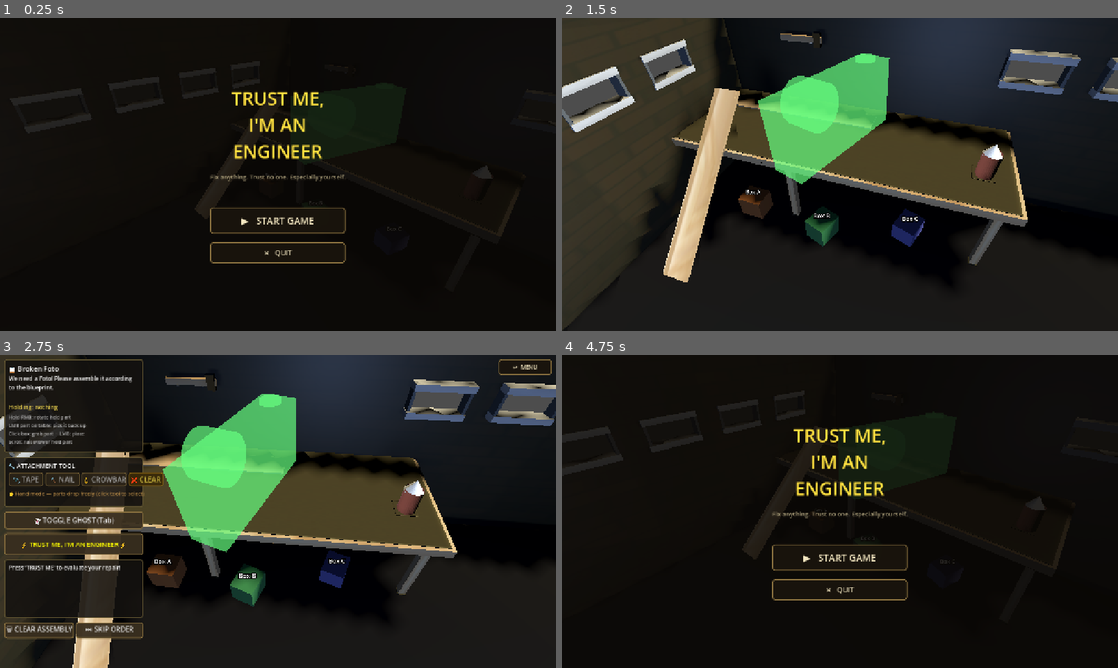
Above: before the commit, frames 1-4 (two rows, left to right).
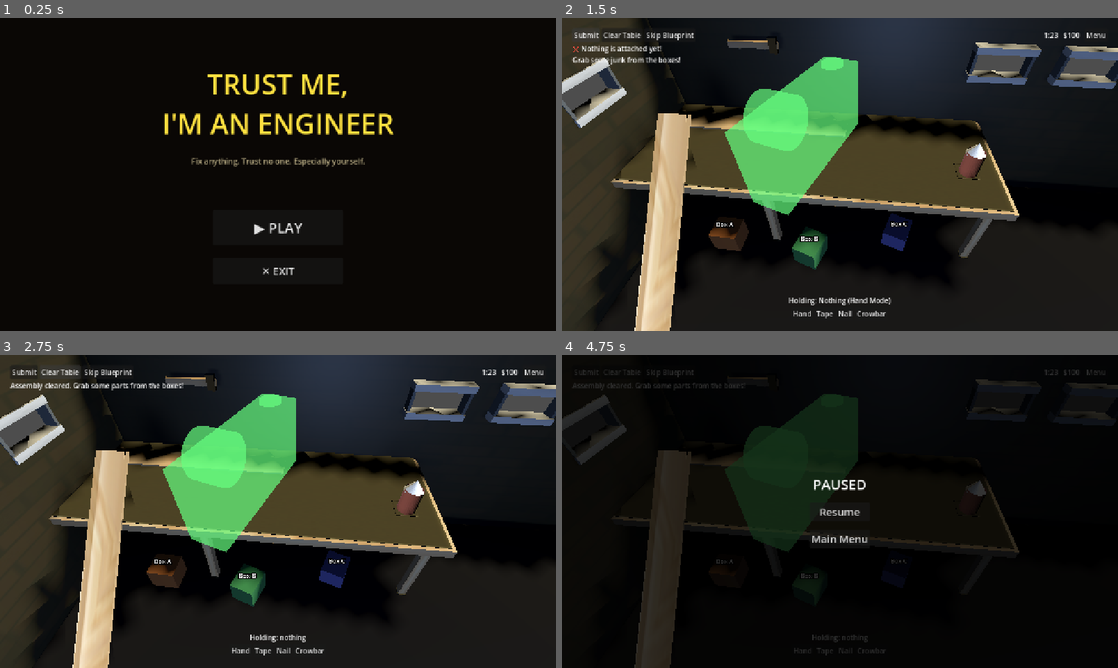
Above: after the commit, the same moments.

Repository: Eg0Ri4/slavik_repairer_simulator
Game: Godot game, scene res://scenes/MainMenu.tscn
Same seed, same stepped clock (60 frames per second), same inputs: the game is played once before the commit and once after it. Before the commit the project starts from res://scenes/Main.tscn.
Inputs (mouse positions are in pixels of both pictures, inside the frame that each line leads up to):
- Up to frame 1 (0.25 s): no input
- Up to frame 2 (1.5 s): click (840, 221) at 0.5 s, where only the run before the commit has a clickable "▶ START GAME"; click (584, 33) at 1.25 s, where only the run after the commit has a clickable "Submit"
- Up to frame 3 (2.75 s): click (61, 370) at 2 s, where only the run after the commit has a clickable "Clear Table"
- Up to frame 4 (4.75 s): click "❌ CLEAR" (after the commit: "Clear Table") at 2.75 s; click (1095, 370) at 3.5 s, where only the run after the commit has a clickable "Menu"; click (801, 652) at 4.25 s, where only the run after the commit has a clickable "Hand"

The runs differ from the first frame. In frame 1, 7.0% of the frame differs, in the area x 1-100%, y 13-83%; in frame 2, 34%, in the area x 0-100%, y 0-100%; in frame 3, 13%; in frame 4, 15%.

Commit message:
remade interface

Diff:
--- a/project.godot
+++ b/project.godot
@@ -11,7 +11,7 @@
 [application]
 
 config/name="repairer"
-run/main_scene="res://scenes/Main.tscn"
+run/main_scene="res://scenes/MainMenu.tscn"
 config/features=PackedStringArray("4.7", "GL Compatibility")
 config/icon="res://icon.svg"
 
--- /dev/null
+++ b/scenes/HUD.tscn
@@ -0,0 +1,140 @@
+[gd_scene format=3 uid="uid://dfy4u315n"]
+
+[ext_resource type="Script" path="res://scripts/ui/HUDController.gd" id="1_controller"]
+
+[node name="HUD" type="CanvasLayer" node_paths=PackedStringArray("score_label", "submit_btn", "clear_btn", "skip_btn", "timer_label", "money_label", "menu_btn", "holding_label", "tools_container", "pause_menu", "resume_btn", "quit_btn")]
+script = ExtResource("1_controller")
+score_label = NodePath("MainMargin/TopLeftCorner/ScoreLabel")
+submit_btn = NodePath("MainMargin/TopLeftCorner/ActionButtons/SubmitButton")
+clear_btn = NodePath("MainMargin/TopLeftCorner/ActionButtons/ClearButton")
+skip_btn = NodePath("MainMargin/TopLeftCorner/ActionButtons/SkipButton")
+timer_label = NodePath("MainMargin/TopRightCorner/TimerLabel")
+money_label = NodePath("MainMargin/TopRightCorner/MoneyLabel")
+menu_btn = NodePath("MainMargin/TopRightCorner/MenuButton")
+holding_label = NodePath("MainMargin/BottomCenter/HoldingLabel")
+tools_container = NodePath("MainMargin/BottomCenter/ToolbeltBar")
+pause_menu = NodePath("PauseMenu")
+resume_btn = NodePath("PauseMenu/CenterContainer/VBoxContainer/ResumeButton")
+quit_btn = NodePath("PauseMenu/CenterContainer/VBoxContainer/QuitButton")
+
+[node name="MainMargin" type="MarginContainer" parent="."]
+mouse_filter = 2
+anchors_preset = 15
+anchor_right = 1.0
+anchor_bottom = 1.0
+grow_horizontal = 2
+grow_vertical = 2
+theme_override_constants/margin_left = 24
+theme_override_constants/margin_top = 24
+theme_override_constants/margin_right = 24
+theme_override_constants/margin_bottom = 24
+
+[node name="TopLeftCorner" type="VBoxContainer" parent="MainMargin"]
+mouse_filter = 2
+layout_mode = 2
+size_flags_horizontal = 0
+size_flags_vertical = 0
+
+[node name="ActionButtons" type="HBoxContainer" parent="MainMargin/TopLeftCorner"]
+mouse_filter = 2
+layout_mode = 2
+
+[node name="SubmitButton" type="Button" parent="MainMargin/TopLeftCorner/ActionButtons"]
+layout_mode = 2
+text = "Submit"
+
+[node name="ClearButton" type="Button" parent="MainMargin/TopLeftCorner/ActionButtons"]
+layout_mode = 2
+text = "Clear Table"
+
+[node name="SkipButton" type="Button" parent="MainMargin/TopLeftCorner/ActionButtons"]
+layout_mode = 2
+text = "Skip Blueprint"
+
+[node name="ScoreLabel" type="Label" parent="MainMargin/TopLeftCorner"]
+layout_mode = 2
+text = "Score: 0%"
+
+[node name="TopRightCorner" type="HBoxContainer" parent="MainMargin"]
+mouse_filter = 2
+layout_mode = 2
+size_flags_horizontal = 8
+size_flags_vertical = 0
+
+[node name="TimerLabel" type="Label" parent="MainMargin/TopRightCorner"]
+layout_mode = 2
+text = "1:23  "
+
+[node name="MoneyLabel" type="Label" parent="MainMargin/TopRightCorner"]
+layout_mode = 2
+text = "$100  "
+
+[node name="MenuButton" type="Button" parent="MainMargin/TopRightCorner"]
+layout_mode = 2
+text = "Menu"
+
+[node name="BottomCenter" type="VBoxContainer" parent="MainMargin"]
+mouse_filter = 2
+layout_mode = 2
+size_flags_horizontal = 4
+size_flags_vertical = 8
+alignment = 1
+
+[node name="HoldingLabel" type="Label" parent="MainMargin/BottomCenter"]
+layout_mode = 2
+text = "Holding: Wooden Plank"
+horizontal_alignment = 1
+
+[node name="ToolbeltBar" type="HBoxContainer" parent="MainMargin/BottomCenter"]
+mouse_filter = 2
+layout_mode = 2
+alignment = 1
+
+[node name="HandIcon" type="Button" parent="MainMargin/BottomCenter/ToolbeltBar"]
+layout_mode = 2
+text = "Hand"
+
+[node name="TapeIcon" type="Button" parent="MainMargin/BottomCenter/ToolbeltBar"]
+layout_mode = 2
+text = "Tape"
+
+[node name="NailIcon" type="Button" parent="MainMargin/BottomCenter/ToolbeltBar"]
+layout_mode = 2
+text = "Nail"
+
+[node name="CrowbarIcon" type="Button" parent="MainMargin/BottomCenter/ToolbeltBar"]
+layout_mode = 2
+text = "Crowbar"
+
+[node name="PauseMenu" type="ColorRect" parent="."]
+visible = false
+anchors_preset = 15
+anchor_right = 1.0
+anchor_bottom = 1.0
+color = Color(0, 0, 0, 0.8)
+
+[node name="CenterContainer" type="CenterContainer" parent="PauseMenu"]
+layout_mode = 1
+anchors_preset = 15
+anchor_right = 1.0
+anchor_bottom = 1.0
+
+[node name="VBoxContainer" type="VBoxContainer" parent="PauseMenu/CenterContainer"]
+layout_mode = 2
+theme_override_constants/separation = 20
+
+[node name="Label" type="Label" parent="PauseMenu/CenterContainer/VBoxContainer"]
+layout_mode = 2
+theme_override_font_sizes/font_size = 32
+text = "PAUSED"
+horizontal_alignment = 1
+
+[node name="ResumeButton" type="Button" parent="PauseMenu/CenterContainer/VBoxContainer"]
+layout_mode = 2
+theme_override_font_sizes/font_size = 24
+text = "Resume"
+
+[node name="QuitButton" type="Button" parent="PauseMenu/CenterContainer/VBoxContainer"]
+layout_mode = 2
+theme_override_font_sizes/font_size = 24
+text = "Main Menu"
--- a/scenes/Main.tscn
+++ b/scenes/Main.tscn
@@ -81,4 +81,4 @@
 script = ExtResource("4_box")
 box_color = Color(0.3, 0.3, 0.55, 1)
 box_label = "Box C"
-mesh_folder_path = "res://assets/models/boxA"
+mesh_folder_path = "res://assets/models/boxC"
--- /dev/null
+++ b/scenes/MainMenu.tscn
@@ -0,0 +1,57 @@
+[gd_scene format=3 uid="uid://cx6t18pjlx7n"]
+
+[ext_resource type="Script" path="res://scripts/ui/MainMenu.gd" id="1_menu"]
+
+[node name="MainMenu" type="CanvasLayer" node_paths=PackedStringArray("play_btn", "exit_btn")]
+script = ExtResource("1_menu")
+play_btn = NodePath("ColorRect/CenterContainer/VBoxContainer/PlayButton")
+exit_btn = NodePath("ColorRect/CenterContainer/VBoxContainer/ExitButton")
+
+[node name="ColorRect" type="ColorRect" parent="."]
+anchors_preset = 15
+anchor_right = 1.0
+anchor_bottom = 1.0
+color = Color(0.04, 0.03, 0.02, 1)
+
+[node name="CenterContainer" type="CenterContainer" parent="ColorRect"]
+layout_mode = 1
+anchors_preset = 15
+anchor_right = 1.0
+anchor_bottom = 1.0
+
+[node name="VBoxContainer" type="VBoxContainer" parent="ColorRect/CenterContainer"]
+layout_mode = 2
+theme_override_constants/separation = 30
+
+[node name="Title" type="Label" parent="ColorRect/CenterContainer/VBoxContainer"]
+layout_mode = 2
+theme_override_colors/font_color = Color(1, 0.88, 0.25, 1)
+theme_override_font_sizes/font_size = 64
+text = "TRUST ME,
+I'M AN ENGINEER"
+horizontal_alignment = 1
+
+[node name="Subtitle" type="Label" parent="ColorRect/CenterContainer/VBoxContainer"]
+layout_mode = 2
+theme_override_colors/font_color = Color(0.7, 0.65, 0.5, 1)
+theme_override_font_sizes/font_size = 18
+text = "Fix anything. Trust no one. Especially yourself."
+horizontal_alignment = 1
+
+[node name="Gap" type="Control" parent="ColorRect/CenterContainer/VBoxContainer"]
+custom_minimum_size = Vector2(0, 40)
+layout_mode = 2
+
+[node name="PlayButton" type="Button" parent="ColorRect/CenterContainer/VBoxContainer"]
+custom_minimum_size = Vector2(300, 80)
+layout_mode = 2
+size_flags_horizontal = 4
+theme_override_font_sizes/font_size = 32
+text = "▶ PLAY"
+
+[node name="ExitButton" type="Button" parent="ColorRect/CenterContainer/VBoxContainer"]
+custom_minimum_size = Vector2(300, 60)
+layout_mode = 2
+size_flags_horizontal = 4
+theme_override_font_sizes/font_size = 24
+text = "✕ EXIT"
--- a/scripts/CameraController.gd
+++ b/scripts/CameraController.gd
@@ -53,36 +53,9 @@
 
 	_pivot = get_node_or_null("../AssemblyPivot")
 
-	_menu_cam.current = true
-	_game_cam.current = false
-	GameState.set_camera_state("MENU_VIEW")
-
-	# Ищем MenuController с задержкой (ui_layer добавляется в _ready Main.gd)
-	call_deferred("_connect_menu_controller")
-
-func _connect_menu_controller() -> void:
-	var main := get_parent()
-	if main == null:
-		return
-	_menu_ctrl = _find_by_signal(main, "game_started")
-	if _menu_ctrl:
-		if not _menu_ctrl.game_started.is_connected(_on_game_started):
-			_menu_ctrl.game_started.connect(_on_game_started)
-		if not _menu_ctrl.returned_to_menu.is_connected(_on_returned_to_menu):
-			_menu_ctrl.returned_to_menu.connect(_on_returned_to_menu)
-	else:
-		push_warning("CameraController: MenuController не найден, повтор через 0.5с")
-		await get_tree().create_timer(0.5).timeout
-		_connect_menu_controller()
-
-func _find_by_signal(root: Node, sig: String) -> Node:
-	for child in root.get_children():
-		if child.has_signal(sig):
-			return child
-		var found := _find_by_signal(child, sig)
-		if found:
-			return found
-	return null
+	_menu_cam.current = false
+	_game_cam.current = true
+	GameState.set_camera_state("TABLE_VIEW")
 
 # ── Input ────────────────────────────────────────────────────────────────────
 func _input(event: InputEvent) -> void:
@@ -99,60 +72,7 @@
 	elif event is InputEventMouseMotion and _rmb_down:
 		pass # Orbit assembly disabled per user request
 
-# ── game_started ─────────────────────────────────────────────────────────────
-func _on_game_started() -> void:
-	if _current_tween and _current_tween.is_valid():
-		_current_tween.kill()
-	_is_tweening = true
-	GameState.set_camera_state("TRANSITIONING")
 
-	# GameCamera стартует с позиции MenuCamera
-	# Если мы уже в GameCamera (перебили tween возврата), не сбрасываем позицию
-	if not _game_cam.current:
-		_game_cam.position         = _menu_cam.position
-		_game_cam.rotation_degrees = _menu_cam.rotation_degrees
-		_game_cam.current          = true
-		_menu_cam.current          = false
-
-	var tw := create_tween()
-	_current_tween = tw
-	tw.set_parallel(true)
-	tw.set_ease(Tween.EASE_IN_OUT)
-	tw.set_trans(Tween.TRANS_SINE)
-	tw.tween_property(_game_cam, "position",         _game_cam_local_pos, gameplay_tween_duration)
-	tw.tween_property(_game_cam, "rotation_degrees", _game_cam_local_rot, gameplay_tween_duration)
-	tw.finished.connect(func() -> void:
-		_is_tweening = false
-		if GameState.is_playing():
-			GameState.set_camera_state("TABLE_VIEW")
-			if _menu_ctrl and _menu_ctrl.has_method("show_gameplay_hud"):
-				_menu_ctrl.show_gameplay_hud()
-	, CONNECT_ONE_SHOT)
-
-# ── returned_to_menu ─────────────────────────────────────────────────────────
-func _on_returned_to_menu() -> void:
-	if _current_tween and _current_tween.is_valid():
-		_current_tween.kill()
-	_is_tweening = true
-	GameState.set_camera_state("TRANSITIONING")
-
-	var tw := create_tween()
-	_current_tween = tw
-	tw.set_parallel(true)
-	tw.set_ease(Tween.EASE_IN_OUT)
-	tw.set_trans(Tween.TRANS_SINE)
-	tw.tween_property(_game_cam, "position",         _menu_cam.position,         gameplay_tween_duration)
-	tw.tween_property(_game_cam, "rotation_degrees", _menu_cam.rotation_degrees, gameplay_tween_duration)
-	tw.finished.connect(func() -> void:
-		_is_tweening = false
-		_menu_cam.current          = true
-		_game_cam.current          = false
-		# Восстанавливаем родную позицию (для следующего старта)
-		_game_cam.position         = _game_cam_local_pos
-		_game_cam.rotation_degrees = _game_cam_local_rot
-		if not GameState.is_playing():
-			GameState.set_camera_state("MENU_VIEW")
-	, CONNECT_ONE_SHOT)
 
 # ── TABLE_VIEW / UNDER_TABLE_VIEW ────────────────────────────────────────────
 func go_to_table_view() -> void:
--- a/scripts/Main.gd
+++ b/scripts/Main.gd
@@ -28,7 +28,7 @@
 var tool_crowbar_btn: Button
 var tool_clear_btn: Button
 var trust_me_btn: Button
-var ghost_toggle_btn: Button
+
 var finish_btn: Button
 var result_label: Label
 var held_label: Label
@@ -73,30 +73,44 @@
 	_build_systems()
 	_build_ui()
 	_setup_order()
-	_setup_menu()
+	_setup_new_hud()
 
 	GameState.camera_state_changed.connect(_on_camera_state_changed)
 	GameState.part_picked_up.connect(_on_part_picked_up)
 	GameState.part_placed.connect(_on_part_placed)
 	GameState.phase_changed.connect(_on_phase_changed)
 
-func _setup_menu() -> void:
-	var menu = MenuController.new()
-	menu.name = "MenuController"
-	ui_layer.add_child(menu)
-	menu.game_started.connect(func():
-		_hud_root.visible = true
-		ghost_toggle_btn.visible = true
+	_hud_root.visible = false
+
+
+	GameState.set_phase(GameState.GamePhase.PLAYING)
+	if _new_hud:
+		_new_hud.visible = true
+
+var _new_hud: HUDController = null
+func _setup_new_hud() -> void:
+	var hud_scene = preload("res://scenes/HUD.tscn")
+	_new_hud = hud_scene.instantiate() as HUDController
+	_new_hud.visible = false
+	add_child(_new_hud)
+
+	# Hijack the old UI text references so they write to the new HUD
+	result_label = _new_hud.score_label
+	part_name_label = _new_hud.holding_label
+
+	_new_hud.submit_pressed.connect(_on_trust_me_pressed)
+	_new_hud.clear_pressed.connect(_on_reset_pressed)
+	_new_hud.skip_pressed.connect(_on_skip_pressed)
+
+	# The new HUD handles its own Pause Menu directly now!
+
+	_new_hud.tool_changed.connect(func(tool_state):
+		match tool_state:
+			HUDController.ToolState.HAND: GameState.set_active_tool("none")
+			HUDController.ToolState.TAPE: GameState.set_active_tool("tape")
+			HUDController.ToolState.NAIL: GameState.set_active_tool("nail")
+			HUDController.ToolState.CROWBAR: GameState.set_active_tool("crowbar")
 	)
-	menu.returned_to_menu.connect(func():
-		_hud_root.visible = false
-		ghost_toggle_btn.visible = false
-	)
-
-	_hud_root.visible = false
-	if ghost_toggle_btn:
-		ghost_toggle_btn.visible = false
-	GameState.set_phase(GameState.GamePhase.MENU)
 
 func _on_phase_changed(phase: GameState.GamePhase) -> void:
 	pass
@@ -232,9 +246,7 @@
 	_update_tool_buttons()
 
 	# ── View toggle ───────────────────────────────────────────────────────────
-	ghost_toggle_btn = _make_button("👻 TOGGLE GHOST (Tab)", Vector2(10, 360), Vector2(320, 40))
-	ghost_toggle_btn.pressed.connect(_on_ghost_toggle_pressed)
-	ui_layer.add_child(ghost_toggle_btn)
+
 
 	# ── TRUST ME button ───────────────────────────────────────────────────────
 	trust_me_btn = _make_button("⚡ TRUST ME, I'M AN ENGINEER ⚡", Vector2(10, 410), Vector2(320, 50))
@@ -1044,23 +1056,7 @@
 
 # ── GameState signal handlers ─────────────────────────────────────────────────
 func _on_camera_state_changed(new_state: String) -> void:
-	if ghost_toggle_btn == null:
-		return
-
-	if new_state == "TABLE_VIEW":
-		if GameState.is_playing():
-			_hud_root.visible = true
-			ghost_toggle_btn.visible = true
-	elif new_state == "UNDER_TABLE_VIEW":
-		if GameState.is_playing():
-			_hud_root.visible = false
-			ghost_toggle_btn.visible = true
-	elif new_state == "EVAL_VIEW":
-		_hud_root.visible = true
-		ghost_toggle_btn.visible = false
-	else:
-		_hud_root.visible = false
-		ghost_toggle_btn.visible = false
+	pass
 
 func _on_part_picked_up(part: RigidBody3D) -> void:
 	if part_name_label and part is JunkPart:
--- a/scripts/MenuController.gd
+++ /dev/null
@@ -1,119 +0,0 @@
-## MenuController.gd
-## Полноэкранное меню + кнопка "↩ MENU" в игре.
-## Добавляется в ui_layer из Main._setup_menu().
-class_name MenuController
-extends CanvasLayer
-
-signal game_started
-signal returned_to_menu
-
-var _menu_root     : Control
-var _gameplay_root : Control
-
-func _ready() -> void:
-	layer = 2   # выше основного HUD (layer 1 по умолчанию)
-	_build()
-
-func show_gameplay_hud() -> void:
-	_gameplay_root.visible = true
-
-func _build() -> void:
-	# ── Полноэкранный оверлей меню ────────────────────────────────────────
-	_menu_root        = ColorRect.new()
-	_menu_root.name   = "MenuRoot"
-	_menu_root.color  = Color(0.04, 0.03, 0.02, 0.88)
-	_menu_root.set_anchors_and_offsets_preset(Control.PRESET_FULL_RECT)
-	add_child(_menu_root)
-
-	var center := CenterContainer.new()
-	center.set_anchors_and_offsets_preset(Control.PRESET_FULL_RECT)
-	_menu_root.add_child(center)
-
-	var vbox := VBoxContainer.new()
-	vbox.alignment = BoxContainer.ALIGNMENT_CENTER
-	vbox.add_theme_constant_override("separation", 20)
-	center.add_child(vbox)
-
-	# Заголовок
-	var title := Label.new()
-	title.text = "TRUST ME,\nI'M AN ENGINEER"
-	title.horizontal_alignment = HORIZONTAL_ALIGNMENT_CENTER
-	title.add_theme_font_size_override("font_size", 42)
-	title.add_theme_color_override("font_color", Color(1.0, 0.88, 0.25))
-	title.autowrap_mode = TextServer.AUTOWRAP_WORD_SMART
-	vbox.add_child(title)
-
-	var subtitle := Label.new()
-	subtitle.text = "Fix anything. Trust no one. Especially yourself."
-	subtitle.horizontal_alignment = HORIZONTAL_ALIGNMENT_CENTER
-	subtitle.add_theme_font_size_override("font_size", 14)
-	subtitle.add_theme_color_override("font_color", Color(0.7, 0.65, 0.5))
-	vbox.add_child(subtitle)
-
-	var gap := Control.new()
-	gap.custom_minimum_size = Vector2(0, 20)
-	vbox.add_child(gap)
-
-	var start_btn := _btn("▶   START GAME", Vector2(300, 60), 22)
-	start_btn.pressed.connect(_on_start)
-	vbox.add_child(start_btn)
-
-	var quit_btn := _btn("✕   QUIT", Vector2(300, 48), 16)
-	quit_btn.pressed.connect(get_tree().quit)
-	vbox.add_child(quit_btn)
-
-	# ── In-game HUD: только кнопка "↩ MENU" в правом верхнем углу ────────
-	_gameplay_root              = Control.new()
-	_gameplay_root.name         = "GameplayRoot"
-	_gameplay_root.visible      = false
-	_gameplay_root.mouse_filter = Control.MOUSE_FILTER_IGNORE
-	_gameplay_root.set_anchors_and_offsets_preset(Control.PRESET_FULL_RECT)
-	add_child(_gameplay_root)
-
-	var back_btn            := _btn("↩  MENU", Vector2(120, 36), 13)
-	back_btn.anchor_left    = 1.0
-	back_btn.anchor_right   = 1.0
-	back_btn.anchor_top     = 0.0
-	back_btn.anchor_bottom  = 0.0
-	back_btn.offset_left    = -132.0
-	back_btn.offset_right   = -10.0
-	back_btn.offset_top     = 10.0
-	back_btn.offset_bottom  = 46.0
-	back_btn.mouse_filter   = Control.MOUSE_FILTER_STOP
-	back_btn.pressed.connect(_on_back)
-	_gameplay_root.add_child(back_btn)
-
-func _on_start() -> void:
-	GameState.set_phase(GameState.GamePhase.PLAYING)
-	_menu_root.visible     = false
-	_gameplay_root.visible = false   # покажется после tween через show_gameplay_hud()
-	game_started.emit()
-
-func _on_back() -> void:
-	GameState.set_phase(GameState.GamePhase.MENU)
-	_gameplay_root.visible = false
-	_menu_root.visible     = true
-	returned_to_menu.emit()
-
-func _btn(txt: String, min_size: Vector2, fsize: int) -> Button:
-	var b := Button.new()
-	b.text = txt
-	b.custom_minimum_size = min_size
-	b.add_theme_font_size_override("font_size", fsize)
-	b.add_theme_color_override("font_color", Color(0.96, 0.91, 0.76))
-	for pair in [
-		["normal",  Color(0.10, 0.08, 0.05, 0.93), Color(0.55, 0.45, 0.25)],
-		["hover",   Color(0.30, 0.23, 0.12, 0.96), Color(1.00, 0.85, 0.30)],
-		["pressed", Color(0.15, 0.12, 0.07, 0.96), Color(1.00, 1.00, 0.20)],
-	]:
-		var s := StyleBoxFlat.new()
-		s.bg_color     = pair[1]
-		s.border_color = pair[2]
-		s.set_border_width_all(2)
-		s.set_corner_radius_all(6)
-		s.content_margin_left   = 14
-		s.content_margin_right  = 14
-		s.content_margin_top    = 8
-		s.content_margin_bottom = 8
-		b.add_theme_stylebox_override(pair[0], s)
-	return b
--- /dev/null
+++ b/scripts/ui/HUDController.gd
@@ -0,0 +1,126 @@
+extends CanvasLayer
+class_name HUDController
+
+# ── Signals ─────────────────────────────────────────────────────────────────
+signal submit_pressed()
+signal clear_pressed()
+signal skip_pressed()
+signal menu_pressed()
+signal tool_changed(new_tool)
+
+# ── Enums ───────────────────────────────────────────────────────────────────
+enum ToolState { HAND, TAPE, NAIL, CROWBAR }
+
+# ── State ───────────────────────────────────────────────────────────────────
+var current_tool: ToolState = ToolState.HAND
+
+# ── Node References (Set via Inspector or %UniqueNames) ─────────────────────
+@export var score_label: Label
+@export var submit_btn: Button
+@export var clear_btn: Button
+@export var skip_btn: Button
+
+@export var timer_label: Label
+@export var money_label: Label
+@export var menu_btn: Button
+
+@export var holding_label: Label
+@export var tools_container: HBoxContainer
+
+@export var pause_menu: ColorRect
+@export var resume_btn: Button
+@export var quit_btn: Button
+
+func _ready() -> void:
+	# Connect UI Signals
+	if submit_btn: submit_btn.pressed.connect(_on_submit_pressed)
+	if clear_btn: clear_btn.pressed.connect(_on_clear_pressed)
+	if skip_btn: skip_btn.pressed.connect(_on_skip_pressed)
+	if menu_btn: menu_btn.pressed.connect(_on_menu_pressed)
+
+	if resume_btn: resume_btn.pressed.connect(_on_resume_pressed)
+	if quit_btn: quit_btn.pressed.connect(_on_quit_pressed)
+
+	if tools_container:
+		var index = 0
+		for child in tools_container.get_children():
+			if child is Button:
+				var bound_index = index # local copy for lambda
+				child.pressed.connect(func():
+					_set_tool(bound_index as ToolState)
+				)
+				index += 1
+
+	_update_holding_ui()
+
+func _set_tool(state: ToolState) -> void:
+	current_tool = state
+	_update_holding_ui()
+	tool_changed.emit(current_tool)
+
+# ── Input Handling (Tool Switching) ──────────────────────────────────────────
+func _unhandled_input(event: InputEvent) -> void:
+	if event is InputEventKey and event.pressed and not event.is_echo():
+		match event.keycode:
+			KEY_1:
+				_set_tool(ToolState.HAND)
+				get_viewport().set_input_as_handled()
+			KEY_2:
+				_set_tool(ToolState.TAPE)
+				get_viewport().set_input_as_handled()
+			KEY_3:
+				_set_tool(ToolState.NAIL)
+				get_viewport().set_input_as_handled()
+			KEY_4:
+				_set_tool(ToolState.CROWBAR)
+				get_viewport().set_input_as_handled()
+
+
+
+# ── Public UI Update Methods ─────────────────────────────────────────────────
+func update_score(val: float) -> void:
+	if score_label:
+		score_label.text = "Score: %d%%" % int(val)
+
+func update_timer(time_str: String) -> void:
+	if timer_label:
+		timer_label.text = time_str
+
+func update_money(val: int) -> void:
+	if money_label:
+		money_label.text = "$%d" % val
+
+# ── Internal Helpers ─────────────────────────────────────────────────────────
+func _update_holding_ui() -> void:
+	if holding_label:
+		match current_tool:
+			ToolState.HAND:
+				holding_label.text = "Holding: Nothing (Hand Mode)"
+			ToolState.TAPE:
+				holding_label.text = "Holding: Duct Tape"
+			ToolState.NAIL:
+				holding_label.text = "Holding: Nails"
+			ToolState.CROWBAR:
+				holding_label.text = "Holding: Crowbar"
+
+# ── Button Callbacks ─────────────────────────────────────────────────────────
+func _on_submit_pressed() -> void:
+	submit_pressed.emit()
+
+func _on_clear_pressed() -> void:
+	clear_pressed.emit()
+
+func _on_skip_pressed() -> void:
+	skip_pressed.emit()
+
+func _on_menu_pressed() -> void:
+	if pause_menu:
+		pause_menu.visible = true
+	menu_pressed.emit()
+
+func _on_resume_pressed() -> void:
+	if pause_menu:
+		pause_menu.visible = false
+
+func _on_quit_pressed() -> void:
+	get_tree().change_scene_to_file("res://scenes/MainMenu.tscn")
--- /dev/null
+++ b/scripts/ui/MainMenu.gd
@@ -0,0 +1,16 @@
+extends CanvasLayer
+
+@export var play_btn: Button
+@export var exit_btn: Button
+
+func _ready() -> void:
+	if play_btn:
+		play_btn.pressed.connect(_on_play_pressed)
+	if exit_btn:
+		exit_btn.pressed.connect(_on_exit_pressed)
+
+func _on_play_pressed() -> void:
+	get_tree().change_scene_to_file("res://scenes/Main.tscn")
+
+func _on_exit_pressed() -> void:
+	get_tree().quit()
Binary file added: assets/models/boxC/krishka.glb
Not shown, added: assets/models/boxC/krishka.glb.import
Binary file added: assets/models/boxC/krishka_Image.png
Not shown, added: assets/models/boxC/krishka_Image.png.import
Binary file added: assets/models/boxC/stakan.glb
Not shown, added: assets/models/boxC/stakan.glb.import
Binary file added: assets/models/boxC/stakan_Bags.png
Not shown, added: assets/models/boxC/stakan_Bags.png.import
Binary file added: assets/models/boxC/stakan_Bottles.png
Not shown, added: assets/models/boxC/stakan_Bottles.png.import
Binary file added: assets/models/boxC/stakan_BrickWheel.png
Not shown, added: assets/models/boxC/stakan_BrickWheel.png.import
(and 31 more such lines)
